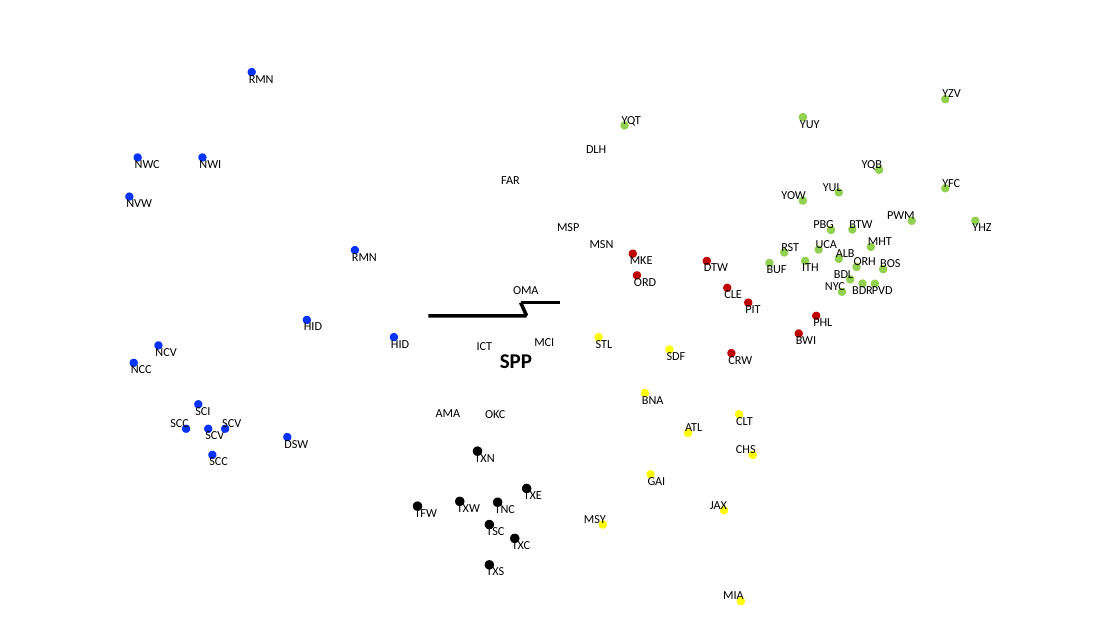
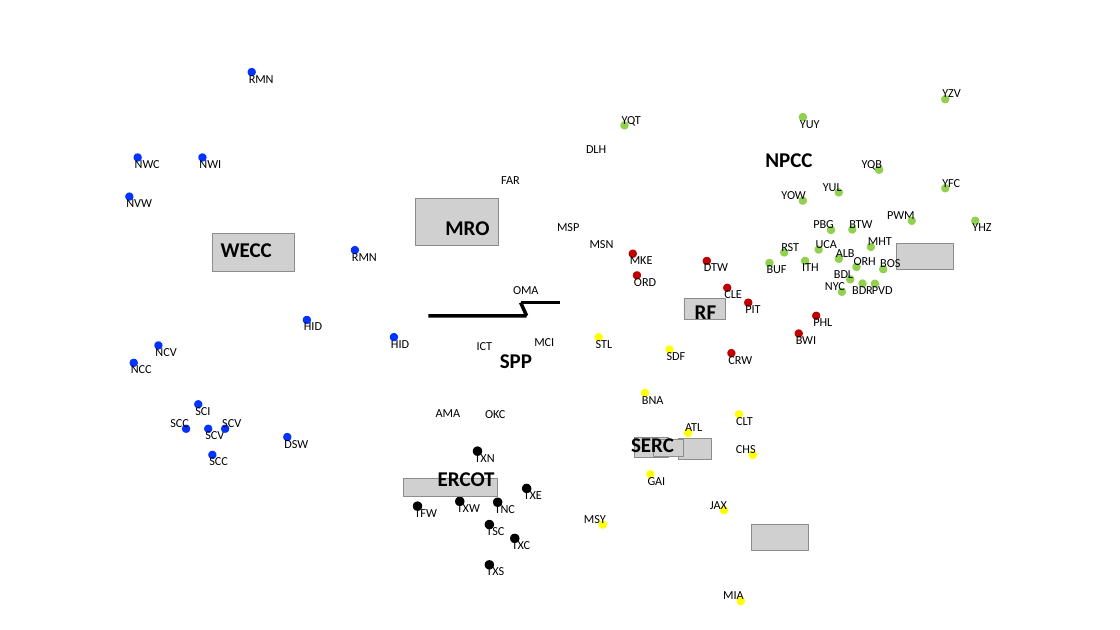
Before and after one commit to slacgismo/loadinsight, a slide deck: slide 1 of citymap.pptx. Drawn at 1120x630 pixels with LibreOffice and Linux fonts; fonts in the diff are those of the drawing; grey boxes stand for pictures; background and template pictures are left out. Boxes give left, top, right and bottom in pixels: in the first picture for what was removed or moved away, otherwise in the second. Text is boxed around its words. In the diff, an @@ line names an element or a change of style, - is before the commit and + after.

```diff
--- a/citymap.pptx
+++ b/citymap.pptx
@@ text added at [765, 153, 812, 167], 18 pt, text #000000, bold @@
+NPCC
@@ picture added at [416, 199, 499, 245] @@
@@ picture added at [213, 234, 295, 271] @@
@@ text added at [445, 221, 489, 235], 18 pt, text #000000, bold @@
+MRO
@@ text added at [221, 243, 272, 257], 18 pt, text #000000, bold @@
+WECC
@@ picture added at [897, 244, 954, 270] @@
@@ picture added at [684, 299, 726, 320] @@
@@ text added at [695, 305, 716, 326], 18 pt, text #000000, bold @@
+RF
@@ text added at [631, 435, 674, 459], 18 pt, text #000000, bold @@
+SERC
@@ picture added at [635, 437, 669, 458] @@
@@ picture added at [654, 440, 684, 457] @@
@@ picture added at [679, 439, 712, 460] @@
@@ picture added at [404, 479, 498, 497] @@
@@ text added at [438, 469, 495, 486], 18 pt, text #000000, bold @@
+ERCOT
@@ picture added at [752, 524, 809, 550] @@
```
Also in this commit, not shown: 4 other slides changed, 1 other file.
